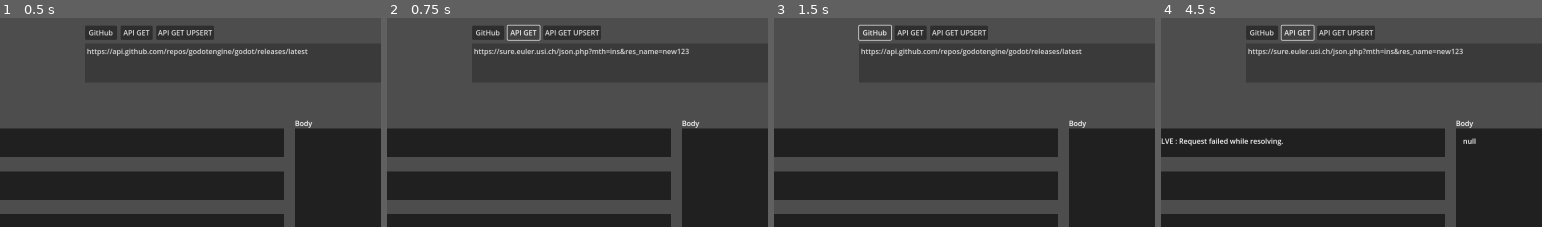
Above: before the commit, frames 1-4 (left to right).
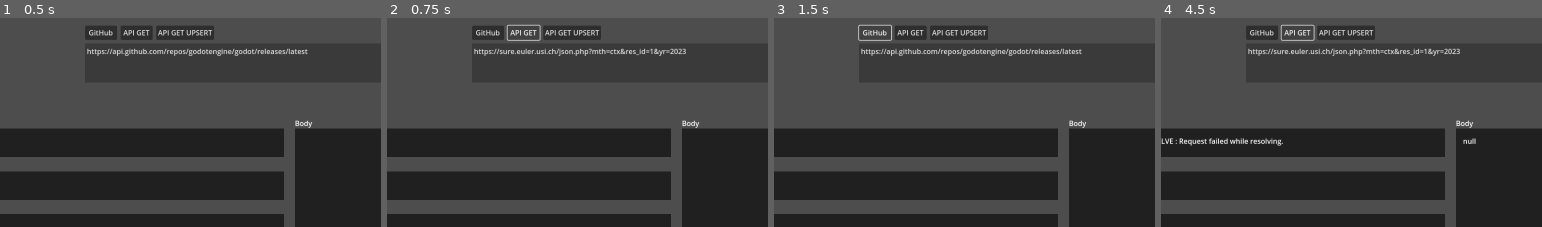
Above: after the commit, the same moments.

Repository: Dherleth/tobys-playground-422
Game: Godot game, scene res://scenes/node.tscn
The game is run twice, just before and just after one commit, with the same random seed, the same clock (stepped at 60 frames per second) and the same inputs.
Inputs:
- Up to frame 1 (0.5 s): no input
- Up to frame 2 (0.75 s): click "API GET" at 0.5 s
- Up to frame 3 (1.5 s): click "GitHub" at 1.25 s
- Up to frame 4 (4.5 s): click "API GET UPSERT" at 2 s; click "Send" at 2.75 s; click "GitHub" at 3.5 s; click "API GET" at 4.25 s
The pictures show only the part of the screen within x 12-62%, y 0-50%; the shares and areas given below are measured in that part.

Frame 1 is identical in both runs. In frame 2, 0.3% of the frame differs, in the area x 58-80%, y 14-19%; in frame 3, nothing differs; in frame 4, 0.3%.

Commit message:
Update http.gd
changed default api get request to use get_ctx (sorry for all the games)

Diff:
--- a/src/http.gd
+++ b/src/http.gd
@@ -38,7 +38,7 @@
 
 
 func _on_api_get_button_pressed():
-	request_input.text = "https://sure.euler.usi.ch/json.php?mth=ins&res_name=new123"
+	request_input.text = "https://sure.euler.usi.ch/json.php?mth=ctx&res_id=1&yr=2023"
 
 
 func _on_api_get_upsert_pressed():
